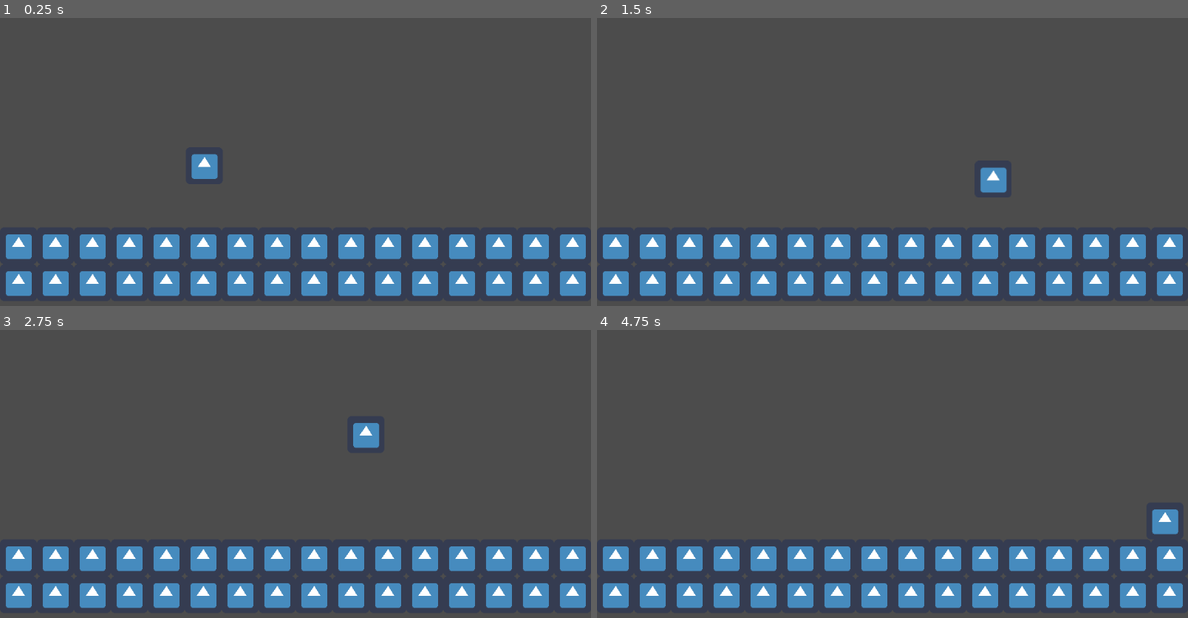
Above: before the commit, frames 1-4 (two rows, left to right).
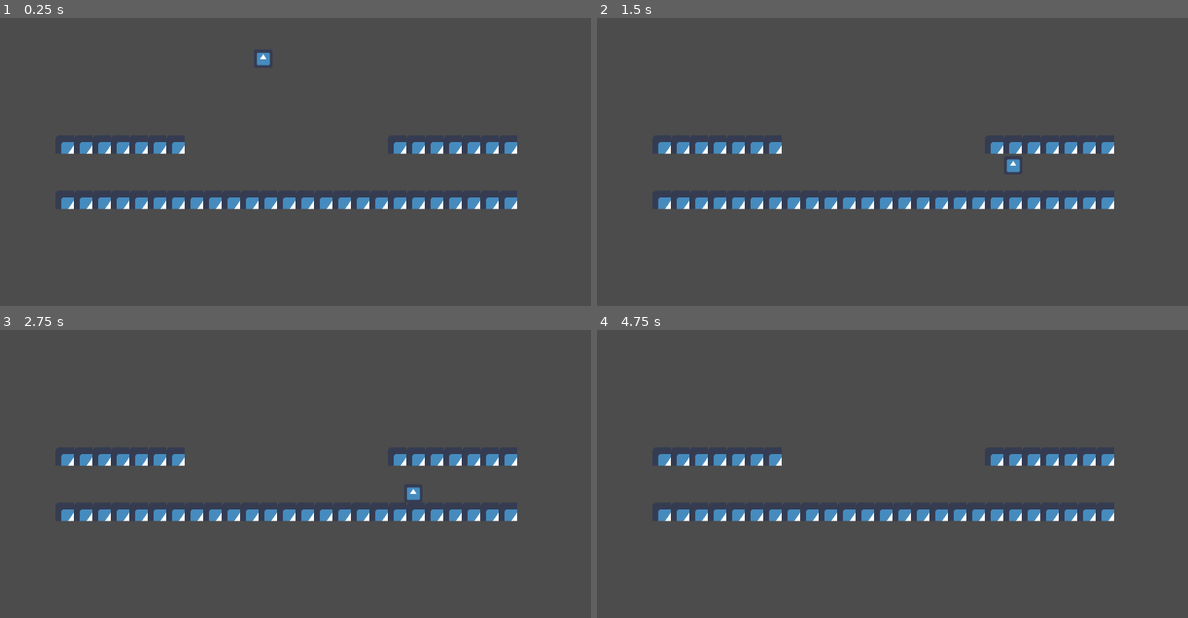
Above: after the commit, the same moments.

Repository: JUB-Yoush/wizgun-project
Game: Godot game, scene res://src/stage/Main.tscn
The game is run twice, just before and just after one commit, with the same random seed, the same clock (stepped at 60 frames per second) and the same inputs. Before the commit the project has no main scene; this scene is started directly in both runs. The engine's default icon, where the game draws it, is replaced by a stand-in: a white triangle on a blue panel in a dark square.
Inputs:
- Up to frame 1 (0.25 s): no input
- Up to frame 2 (1.5 s): hold Z (jump) 0.53-1.28 s; hold Right (right) from 0.53 s (still down); tap Z (jump) at 1.35 s
- Up to frame 3 (2.75 s): tap Z (jump) at 1.52, 1.82 s; release Right (right) at 2.03 s; hold Left (left) from 2.03 s (still down); hold Z (jump) from 2.03 s (still down)
- Up to frame 4 (4.75 s): release Left (left) at 2.78 s; release Z (jump) at 2.78 s; hold Right (right) 2.78-4.28 s; tap Z (jump) at 2.85, 3.02, 3.32, 4.35, 4.52 s; hold Z (jump) 3.53-4.28 s; hold Left (left) from 4.28 s (still down)

The runs differ from the first frame. In frame 1, 16% of the frame differs, in the area x 1-100%, y 12-97%; in frame 2, 16%, in the area x 1-100%, y 43-97%; in frame 3, 16%; in frame 4, 16%.

Commit message:
almost done base character controller

Diff:
--- a/project.godot
+++ b/project.godot
@@ -11,6 +11,7 @@
 [application]
 
 config/name="Wizgun-project"
+run/main_scene="res://src/stage/Main.tscn"
 config/icon="res://icon.png"
 
 [input]
--- a/src/characters/base/Base.gd
+++ b/src/characters/base/Base.gd
@@ -1,14 +1,22 @@
 extends KinematicBody2D
 
-var speed:float = 350.0
-var jump_str:float = 750.0
-var gravity:float = 30
+export var speed:float = 300.0
+export var jump_str:float = 500.0
+export (float,0,1.0) var friction = 0.2
+export (float,0,1.0) var acceleration = 0.2
+export var gravity:float = 25
 const MAX_GRAVITY = 2000
+const UP = Vector2.UP
 
+enum Staes {
+	IDLE,
+	RUNNING,
+	IN_AIR
+	}
 
 var dir = Vector2.ZERO
 var velocity = Vector2.ZERO
-const UP = Vector2.UP
+var _state = Staes.IDLE
 
 func _ready():
 	pass # Replace with function body.
@@ -16,15 +24,19 @@
 func _physics_process(delta):
 	update_dir()
 	jump()
-	print(velocity.y)
-	velocity.x = dir.x * speed
-	velocity.y += gravity
-	if velocity.y >= MAX_GRAVITY:
-		velocity.y = MAX_GRAVITY
-	velocity = move_and_slide(velocity,UP)
+	move(delta)
 
 
 
+
+func move(delta):
+	if dir.x != 0:
+		velocity.x = lerp(velocity.x, dir.x * speed, acceleration)
+	else:
+		velocity.x = lerp(velocity.x, 0,friction)
+
+	velocity.y = min(velocity.y + gravity,MAX_GRAVITY)
+	velocity = move_and_slide(velocity,UP)
 
 func update_dir():
 	dir.x = Input.get_action_strength("right") - Input.get_action_strength("left")
@@ -32,7 +44,7 @@
 
 
 func jump():
-	var is_jumping:= is_on_floor() and Input.is_action_pressed("jump")
+	var is_jumping:= is_on_floor() and Input.is_action_just_pressed("jump")
 	if is_jumping:
 		velocity.y = -jump_str
 	if Input.is_action_just_released("jump") and velocity.y < 0:
--- a/src/characters/base/Base.tscn
+++ b/src/characters/base/Base.tscn
@@ -4,12 +4,13 @@
 [ext_resource path="res://src/characters/base/Base.gd" type="Script" id=2]
 
 [sub_resource type="RectangleShape2D" id=1]
-extents = Vector2( 32, 32 )
+extents = Vector2( 16, 16 )
 
-[node name="KinematicBody2D" type="KinematicBody2D"]
+[node name="Base" type="KinematicBody2D"]
 script = ExtResource( 2 )
 
 [node name="Sprite" type="Sprite" parent="."]
+scale = Vector2( 0.5, 0.5 )
 texture = ExtResource( 1 )
 
 [node name="CollisionShape2D" type="CollisionShape2D" parent="."]
--- a/src/stage/Main.tscn
+++ b/src/stage/Main.tscn
@@ -1,10 +1,13 @@
-[gd_scene load_steps=5 format=2]
+[gd_scene load_steps=6 format=2]
 
 [ext_resource path="res://src/characters/base/Base.tscn" type="PackedScene" id=1]
 [ext_resource path="res://icon.png" type="Texture" id=2]
 
 [sub_resource type="ConvexPolygonShape2D" id=2]
 points = PoolVector2Array( 64, 64, 0, 64, 0, 0, 64, 0 )
+
+[sub_resource type="ConvexPolygonShape2D" id=3]
+points = PoolVector2Array( 32, 32, 0, 32, 0, 0, 32, 0 )
 
 [sub_resource type="TileSet" id=1]
 0/name = "icon.png 0"
@@ -28,13 +31,36 @@
 "shape_transform": Transform2D( 1, 0, 0, 1, 0, 0 )
 } ]
 0/z_index = 0
+1/name = "icon.png 1"
+1/texture = ExtResource( 2 )
+1/tex_offset = Vector2( 0, 0 )
+1/modulate = Color( 1, 1, 1, 1 )
+1/region = Rect2( 0, 0, 32, 32 )
+1/tile_mode = 0
+1/occluder_offset = Vector2( 0, 0 )
+1/navigation_offset = Vector2( 0, 0 )
+1/shape_offset = Vector2( 0, 0 )
+1/shape_transform = Transform2D( 1, 0, 0, 1, 0, 0 )
+1/shape = SubResource( 3 )
+1/shape_one_way = false
+1/shape_one_way_margin = 1.0
+1/shapes = [ {
+"autotile_coord": Vector2( 0, 0 ),
+"one_way": false,
+"one_way_margin": 1.0,
+"shape": SubResource( 3 ),
+"shape_transform": Transform2D( 1, 0, 0, 1, 0, 0 )
+} ]
+1/z_index = 0
 
 [node name="Main" type="Node2D"]
 
 [node name="KinematicBody2D" parent="." instance=ExtResource( 1 )]
-position = Vector2( 354, 217 )
+position = Vector2( 456, 41 )
+jump_str = 650.0
 
 [node name="TileMap" type="TileMap" parent="."]
 tile_set = SubResource( 1 )
+cell_size = Vector2( 32, 32 )
 format = 1
-tile_data = PoolIntArray( 393216, 0, 0, 393217, 0, 0, 393218, 0, 0, 393219, 0, 0, 393220, 0, 0, 393221, 0, 0, 393222, 0, 0, 393223, 0, 0, 393224, 0, 0, 393225, 0, 0, 393226, 0, 0, 393227, 0, 0, 393228, 0, 0, 393229, 0, 0, 393230, 0, 0, 393231, 0, 0, 458752, 0, 0, 458753, 0, 0, 458754, 0, 0, 458755, 0, 0, 458756, 0, 0, 458757, 0, 0, 458758, 0, 0, 458759, 0, 0, 458760, 0, 0, 458761, 0, 0, 458762, 0, 0, 458763, 0, 0, 458764, 0, 0, 458765, 0, 0, 458766, 0, 0, 458767, 0, 0 )
+tile_data = PoolIntArray( 458755, 1, 0, 458756, 1, 0, 458757, 1, 0, 458758, 1, 0, 458759, 1, 0, 458760, 1, 0, 458761, 1, 0, 458773, 1, 0, 458774, 1, 0, 458775, 1, 0, 458776, 1, 0, 458777, 1, 0, 458778, 1, 0, 458779, 1, 0, 655363, 1, 0, 655364, 1, 0, 655365, 1, 0, 655366, 1, 0, 655367, 1, 0, 655368, 1, 0, 655369, 1, 0, 655370, 1, 0, 655371, 1, 0, 655372, 1, 0, 655373, 1, 0, 655374, 1, 0, 655375, 1, 0, 655376, 1, 0, 655377, 1, 0, 655378, 1, 0, 655379, 1, 0, 655380, 1, 0, 655381, 1, 0, 655382, 1, 0, 655383, 1, 0, 655384, 1, 0, 655385, 1, 0, 655386, 1, 0, 655387, 1, 0 )
Not shown, added: todo.txt
